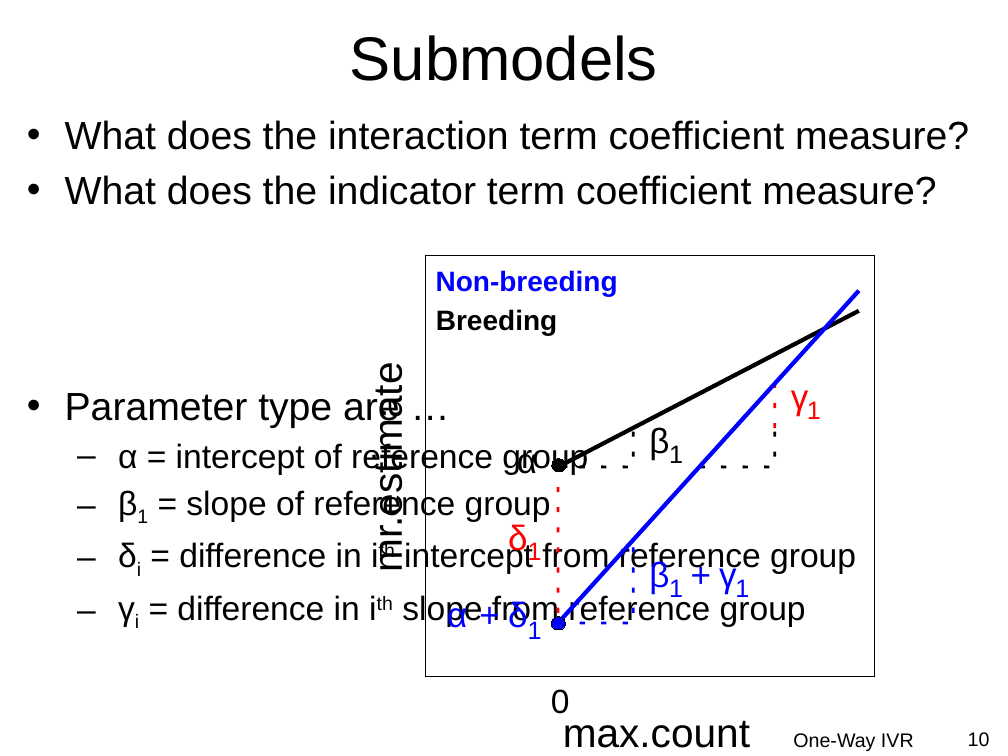
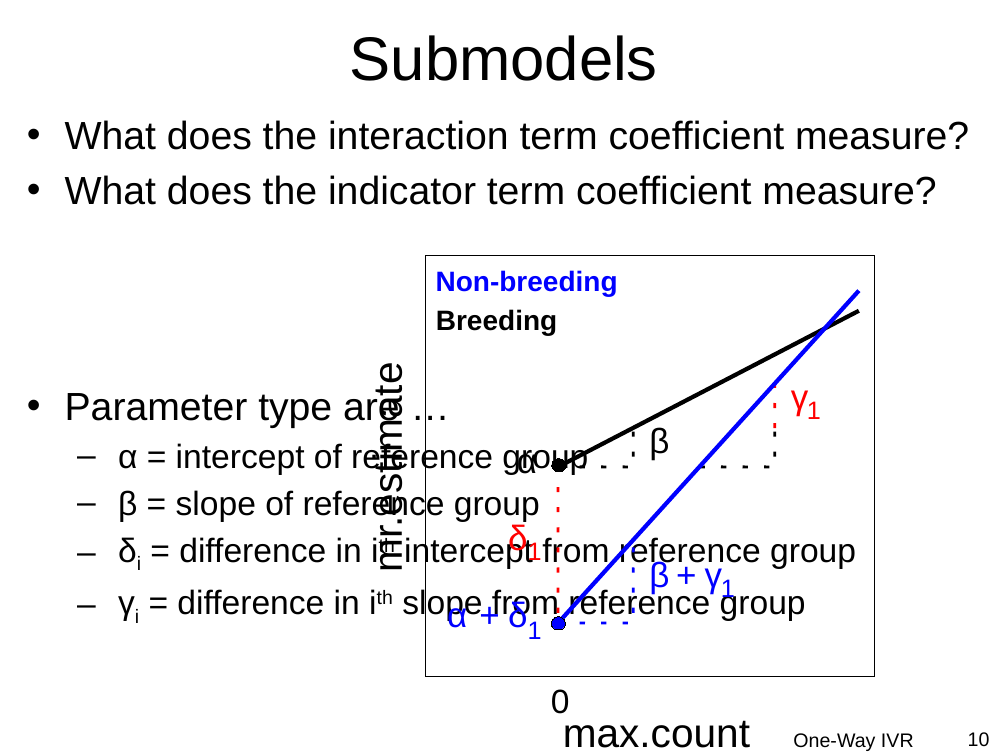
Before and after one commit to droglenc/NCMTH207, a slide deck: slide 10 of modules/IVRegression/PPT.pptx. Drawn at 1008x756 pixels with LibreOffice and Linux fonts; fonts in the diff are those of the drawing; background and template pictures are left out. Boxes give left, top, right and bottom in pixels: in the first picture for what was removed or moved away, otherwise in the second. Text is boxed around its words. In the diff, an @@ line names an element or a change of style, - is before the commit and + after.

```diff
--- a/modules/IVRegression/PPT.pptx
+++ b/modules/IVRegression/PPT.pptx
@@ text removed at bbox=[669, 445, 683, 463] @@
-1
@@ text at bbox=[118, 488, 540, 522]: text changed @@
-  – β1 = slope of reference group
+  – β = slope of reference group
@@ 3 texts: place and size @@
-3 texts at bbox=[690, 552, 749, 606]
+3 texts at bbox=[676, 552, 735, 606]
@@ text removed at bbox=[669, 579, 683, 603] @@
-1
```
Also in this commit, not shown: 7 other slides changed, 20 other files.
